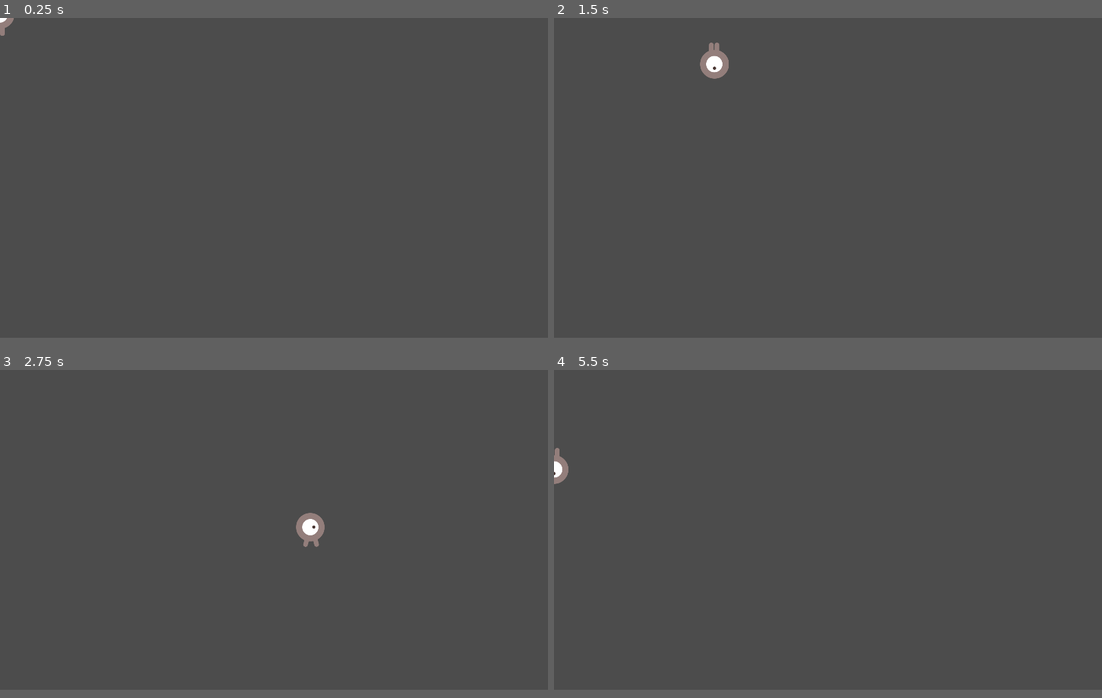
Above: before the commit, frames 1-4 (two rows, left to right).
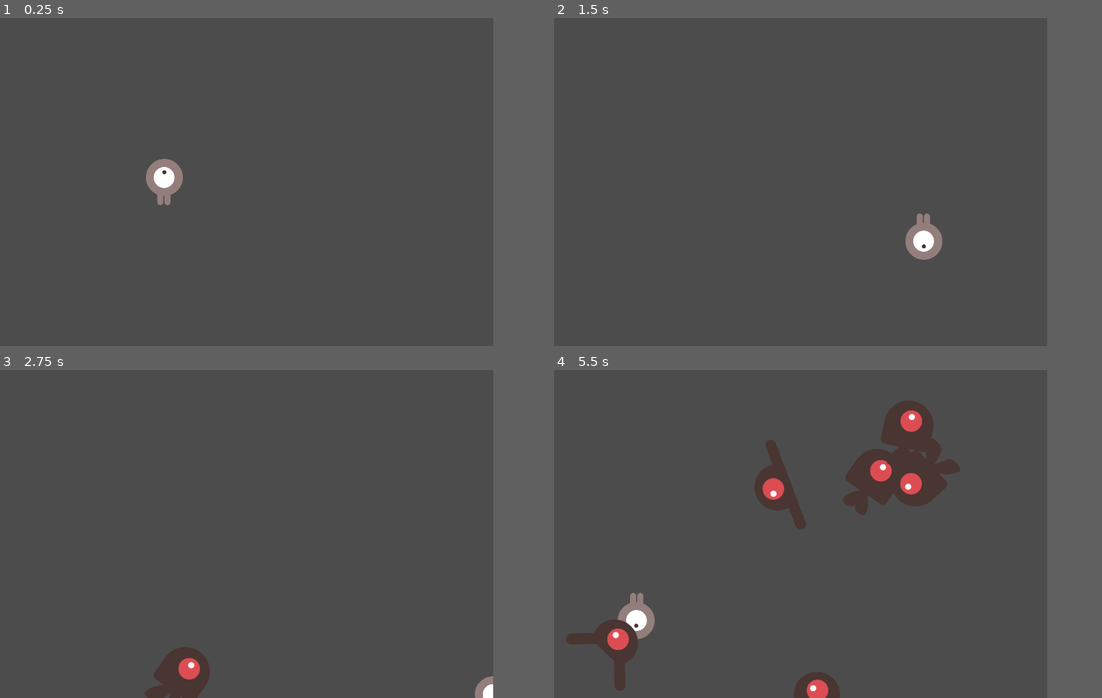
Above: after the commit, the same moments.

Repository: maciek-dwarf/GodotFirstProject
Game: Godot game, scene res://Main.tscn
Same seed, same stepped clock (60 frames per second), same inputs: the game is played once before the commit and once after it. This scene is started directly instead of the project's main scene.
Inputs:
- Up to frame 1 (0.25 s): no input
- Up to frame 2 (1.5 s): tap Enter at 0.5 s; hold D (move_right) 0.53-1.28 s; hold S (move_down) from 1.28 s (still down)
- Up to frame 3 (2.75 s): release S (move_down) at 2.03 s; hold D (move_right) from 2.03 s (still down)
- Up to frame 4 (5.5 s): release D (move_right) at 2.78 s; hold W (move_up) 2.78-3.53 s; hold A (move_left) 3.53-5.03 s; hold S (move_down) from 5.03 s (still down)
In our replay, the window is 800x468 before the commit and 720x480 after it. These sizes can differ from the game's own. Grey fills any space a smaller window leaves; there, only what the larger window draws over its background counts as a difference.

The runs differ from the first frame. In frame 1, 0.7% of the frame differs, in the area x 0-34%, y 0-58%; in frame 2, 1.1%; in frame 3, 1.8%; in frame 4, 7.3%, in the area x 0-75%, y 9-100%.

Commit message:
fixed

Diff:
--- /dev/null
+++ b/Main.gd
@@ -0,0 +1,50 @@
+extends Node
+
+export(PackedScene) var mob_scene
+var score
+
+
+func _ready():
+	randomize()
+	new_game()
+
+func game_over():
+	$ScoreTimer.stop()
+	$MobTimer.stop()
+
+func new_game():
+	score = 0
+	$Player.start($StartPosition.position)
+	$StartTimer.start()
+
+func _on_ScoreTimer_timeout():
+	score += 1
+
+func _on_StartTimer_timeout():
+	$MobTimer.start()
+	$ScoreTimer.start()
+
+func _on_MobTimer_timeout():
+	# Create a new instance of the Mob scene.
+	var mob = mob_scene.instance()
+
+	# Choose a random location on Path2D.
+	var mob_spawn_location = get_node("MobPath/MobSpawnLocation")
+	mob_spawn_location.offset = randi()
+
+	# Set the mob's direction perpendicular to the path direction.
+	var direction = mob_spawn_location.rotation + PI / 2
+
+	# Set the mob's position to a random location.
+	mob.position = mob_spawn_location.position
+
+	# Add some randomness to the direction.
+	direction += rand_range(-PI / 4, PI / 4)
+	mob.rotation = direction
+
+	# Choose the velocity for the mob.
+	var velocity = Vector2(rand_range(150.0, 250.0), 0.0)
+	mob.linear_velocity = velocity.rotated(direction)
+
+	# Spawn the mob by adding it to the Main scene.
+	add_child(mob)
--- a/Main.tscn
+++ b/Main.tscn
@@ -1,15 +1,20 @@
-[gd_scene load_steps=3 format=2]
+[gd_scene load_steps=5 format=2]
 
 [ext_resource path="res://Player.tscn" type="PackedScene" id=1]
+[ext_resource path="res://Main.gd" type="Script" id=2]
+[ext_resource path="res://RigidBody2D.tscn" type="PackedScene" id=3]
 
 [sub_resource type="Curve2D" id=1]
 _data = {
-"points": PoolVector2Array( 0, 0, 0, 0, -413, -338, 0, 0, 0, 0, 512, -332, 0, 0, 0, 0, 509, 297, 0, 0, 0, 0, -413, -338 )
+"points": PoolVector2Array( 0, 0, 0, 0, -408, -338, 0, 0, 0, 0, 740, -327, 0, 0, 0, 0, 734, 478, 0, 0, 0, 0, 524, 484, 0, 0, 0, 0, -410, 474, 0, 0, 0, 0, -415, -334 )
 }
 
 [node name="Main" type="Node"]
+script = ExtResource( 2 )
+mob_scene = ExtResource( 3 )
 
 [node name="Player" parent="." instance=ExtResource( 1 )]
+position = Vector2( 368, 256 )
 
 [node name="MobTimer" type="Timer" parent="."]
 wait_time = 0.5
@@ -21,7 +26,18 @@
 one_shot = true
 
 [node name="StartPosition" type="Position2D" parent="."]
-position = Vector2( 240, 450 )
+position = Vector2( 240, 240 )
 
 [node name="MobPath" type="Path2D" parent="."]
+position = Vector2( 265.247, 198.428 )
+scale = Vector2( 0.641558, 0.590024 )
 curve = SubResource( 1 )
+
+[node name="MobSpawnLocation" type="PathFollow2D" parent="MobPath"]
+position = Vector2( -412.71, -326.269 )
+rotation = 0.00958547
+
+[connection signal="hit" from="Player" to="." method="game_over"]
+[connection signal="timeout" from="MobTimer" to="." method="_on_MobTimer_timeout"]
+[connection signal="timeout" from="ScoreTimer" to="." method="_on_ScoreTimer_timeout"]
+[connection signal="timeout" from="StartTimer" to="." method="_on_StartTimer_timeout"]
--- a/project.godot
+++ b/project.godot
@@ -16,6 +16,8 @@
 
 [display]
 
+window/size/width=720
+window/size/height=480
 window/stretch/mode="2d"
 window/stretch/aspect="keep"
 
